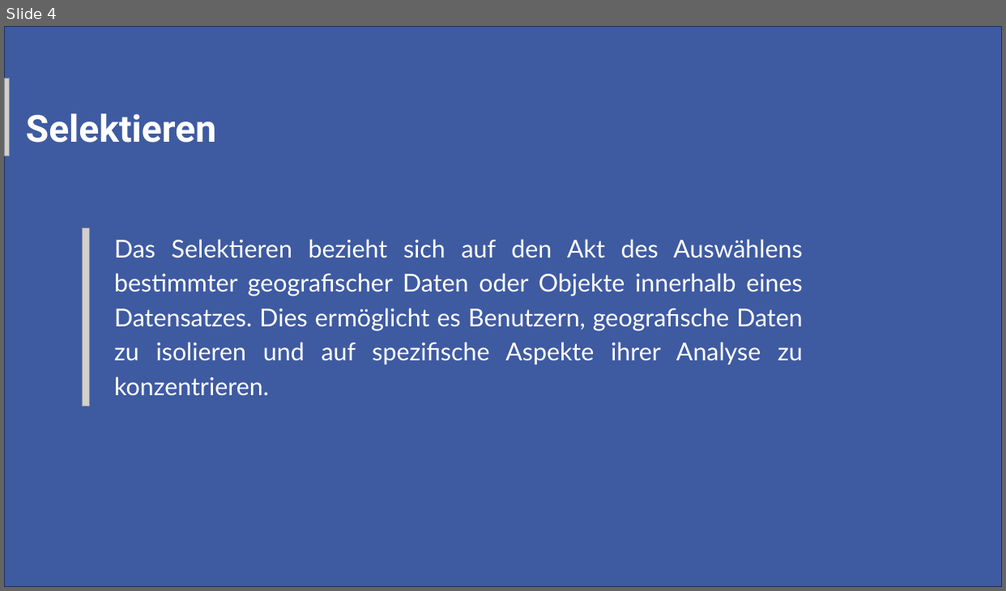
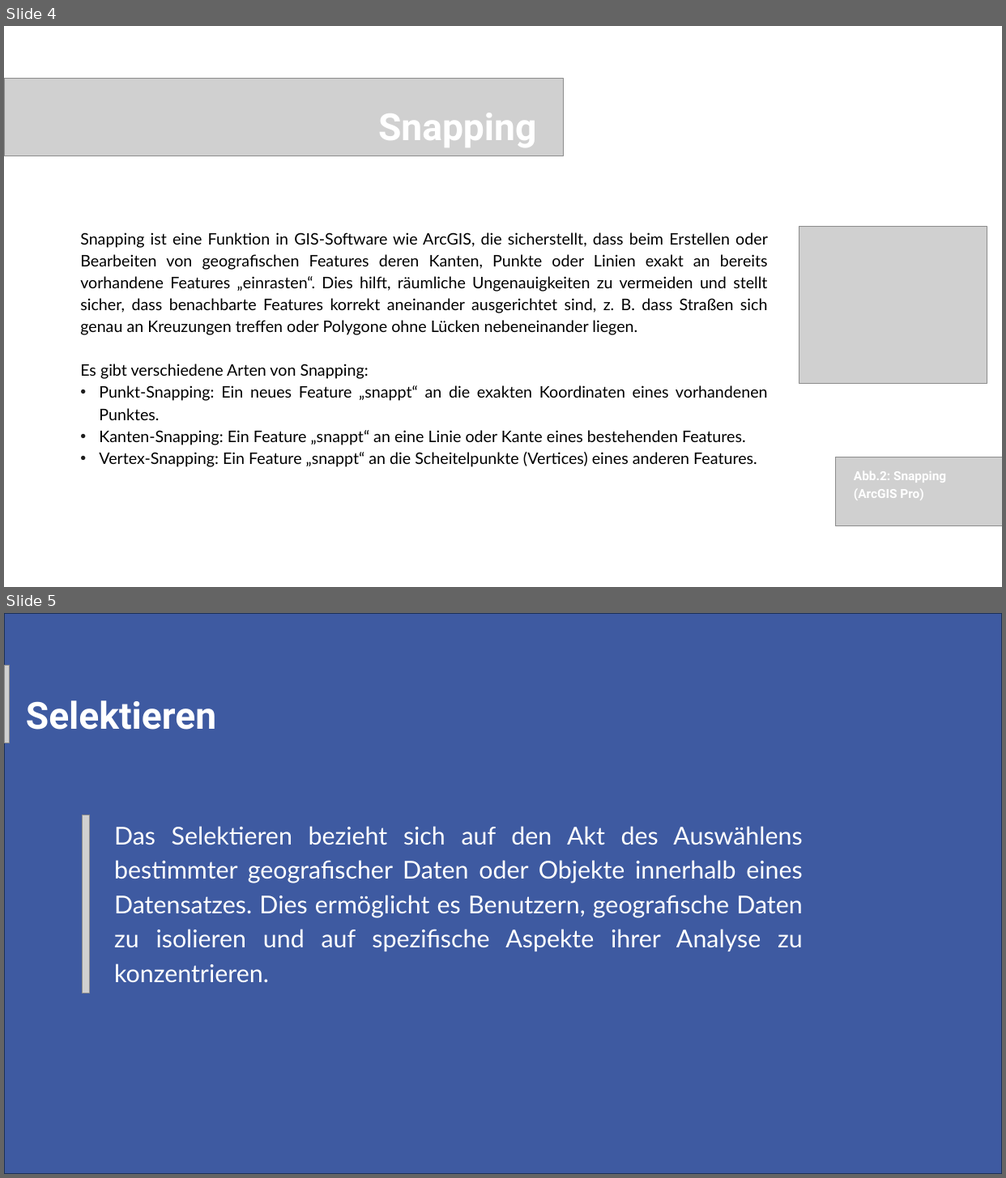
Before and after one commit to oer4sdi/OER-EinfuehrungGeoinformatik, a slide deck: Single_Learning_Element/Powerpoint/3_DigitalisierenSelektierenManipulieren_ppt/Presentation_DigiSelektiMani.pptx. Shown one above the other, each under a label of ours: slide 4 before the commit, slides 4 and 5 after it. The pictures are 1006x591 and 1006x1178 pixels, drawn with LibreOffice and Linux fonts; fonts in the diff are those of the drawing; grey boxes stand for pictures. Boxes give left, top, right and bottom in pixels: in the first picture for what was removed or moved away, otherwise in the second. Text is boxed around its words. In the diff, an @@ line names an element or a change of style, - is before the commit and + after.

```diff
--- a/Single_Learning_Element/Powerpoint/3_DigitalisierenSelektierenManipulieren_ppt/Presentation_DigiSelektiMani.pptx
+++ b/Single_Learning_Element/Powerpoint/3_DigitalisierenSelektierenManipulieren_ppt/Presentation_DigiSelektiMani.pptx
@@ slide 4 added at (4, 26, 1002, 587), background #FFFFFF @@
@@ picture added at (4, 78, 563, 156) @@
@@ text added at (378, 113, 536, 148), 54 pt, text #FFFFFF, bold @@
+Snapping
@@ text added at (80, 233, 768, 467), 23 pt, text #000000 @@
+Snapping ist eine Funktion in GIS-Software wie ArcGIS, die sicherstellt, dass beim Erstellen oder Bearbeiten von geografischen Features deren Kanten, Punkte oder Linien exakt an bereits vorhandene Features „einrasten“. Dies hilft, räumliche Ungenauigkeiten zu vermeiden und stellt sicher, dass benachbarte Features korrekt aneinander ausgerichtet sind, z. B. dass Straßen sich genau an Kreuzungen treffen oder Polygone ohne Lücken nebeneinander liegen.
+Es gibt verschiedene Arten von Snapping:
+• Punkt-Snapping: Ein neues Feature „snappt“ an die exakten Koordinaten eines vorhandenen Punktes.
+• Kanten-Snapping: Ein Feature „snappt“ an eine Linie oder Kante eines bestehenden Features.
+• Vertex-Snapping: Ein Feature „snappt“ an die Scheitelpunkte (Vertices) eines anderen Features.
@@ picture added at (799, 226, 987, 383) @@
@@ picture added at (836, 458, 1002, 527) @@
@@ text added at (854, 472, 946, 501), 18 pt, text #FFFFFF, bold @@
+Abb.2: Snapping
+(ArcGIS Pro)
@@ what was slide 4 is now slide 5 @@
```
Also in this commit, not shown: 5 slides changed, 4 other slides added, 1 slide removed, 20 other files.
